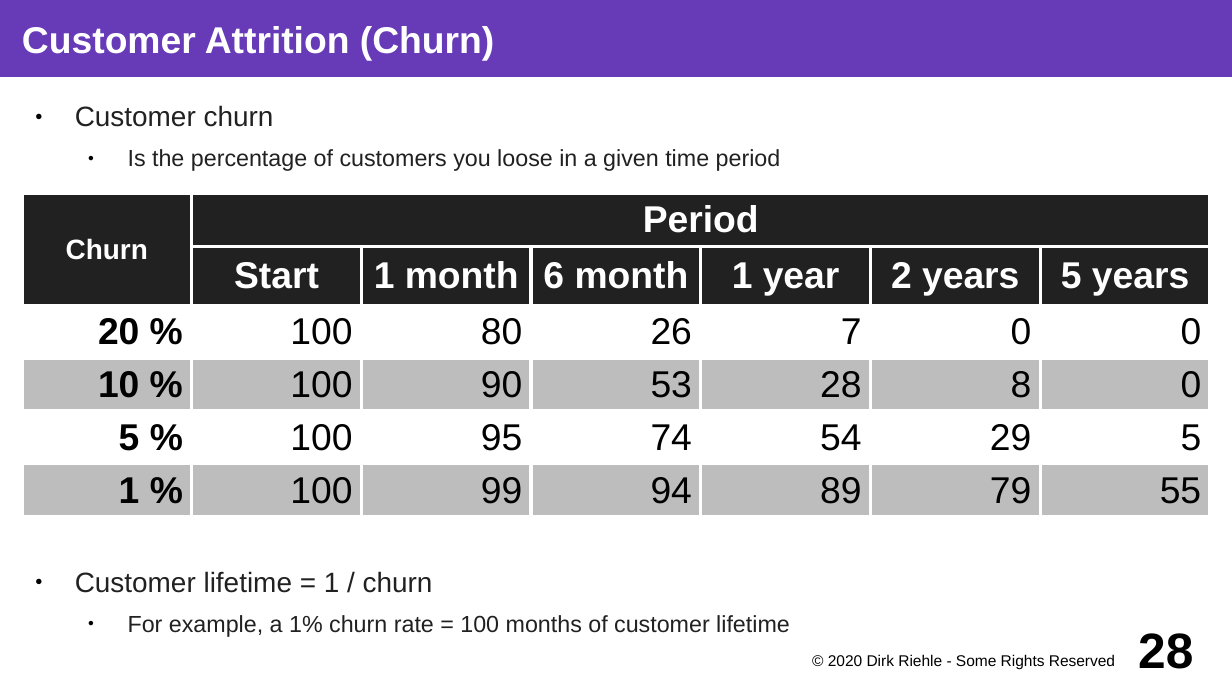
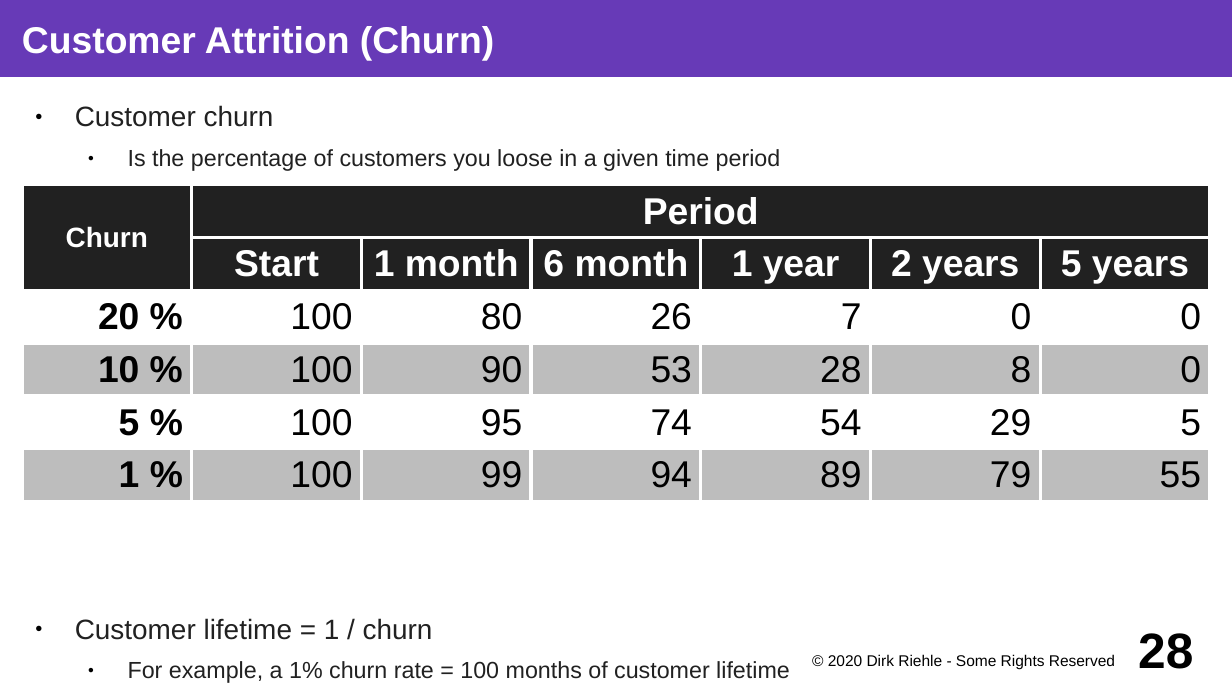
Before and after one commit to dirkriehle/coss-course, a slide deck: slide 28 of Lecture slides/COSS B04 - Business Models.odp. Drawn at 1232x693 pixels with LibreOffice and Linux fonts; fonts in the diff are those of the drawing. Boxes give left, top, right and bottom in pixels: in the first picture for what was removed or moved away, otherwise in the second. Text is boxed around its words. In the diff, an @@ line names an element or a change of style, - is before the commit and + after.

```diff
--- a/Lecture slides/COSS B04 - Business Models.odp
+++ b/Lecture slides/COSS B04 - Business Models.odp
@@ text "Customer churn" rewrapped from (75,105,790,637) to (75,105,790,683) @@
@@ table: place and size @@
-table at (22,193,1212,508)
+table at (22,184,1212,492)
```
Also in this commit, not shown: 5 other slides changed, 1 other file.
